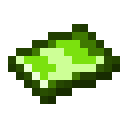
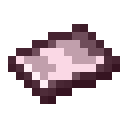
Layered file, before and after one edit (128 × 128). Changes by layer:
showed "silicon", moved it above "silver", painted on it over bbox(8, 24, 120, 104)
hid "uranium" over bbox(8, 24, 120, 104)
